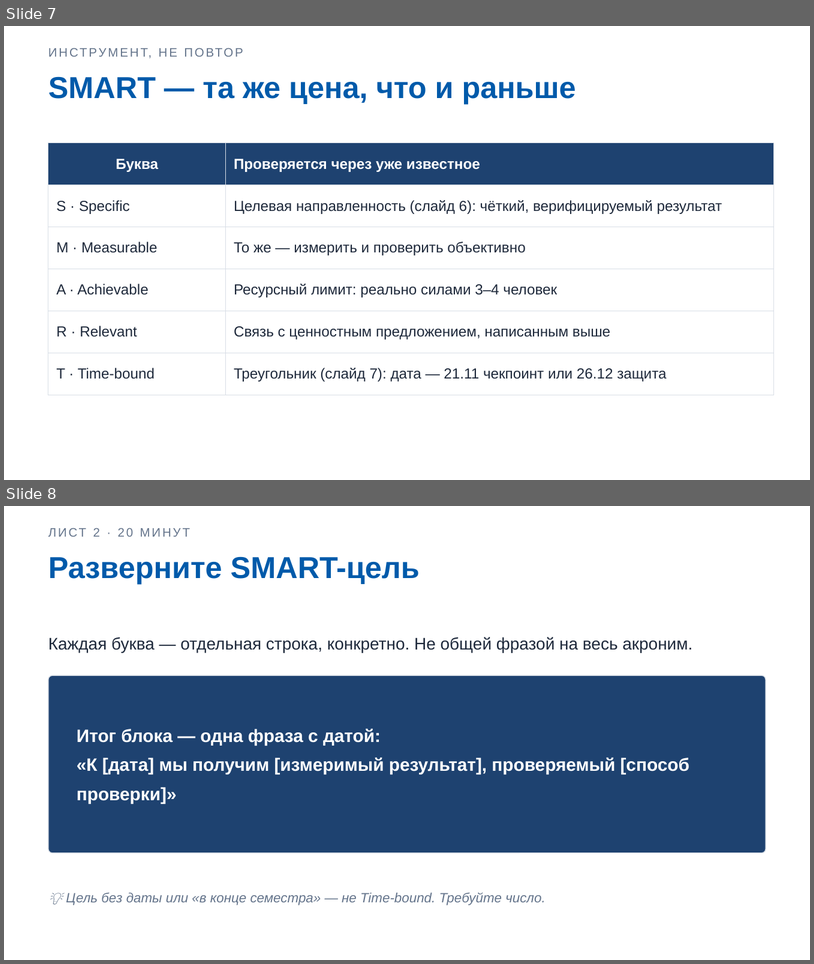
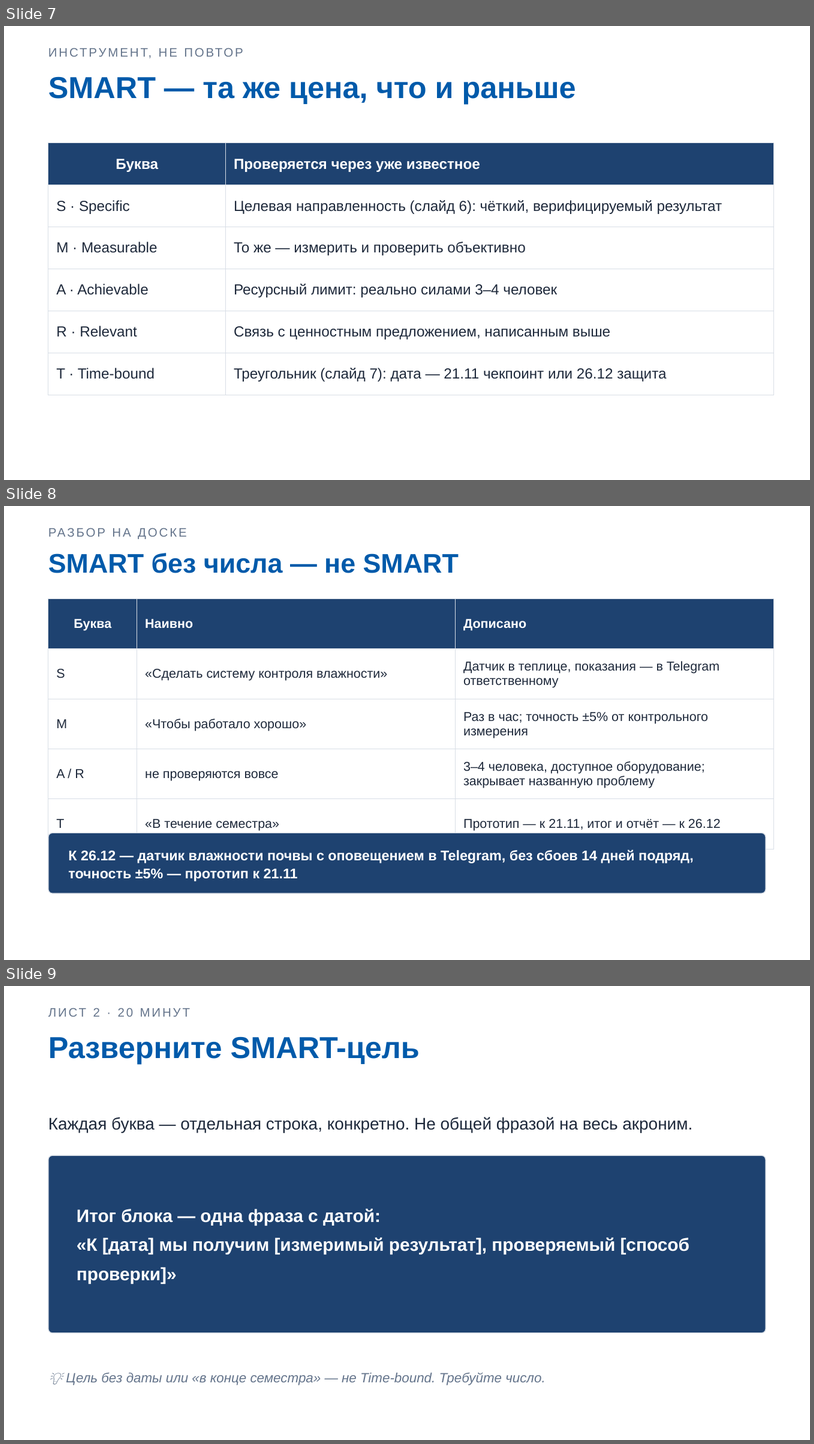
Before and after one commit to DimaMuhannad/OPD, a slide deck: zanyatiya/Zanyatie_02_Praktika1_Slaydy.pptx. Shown one above the other, each under a label of ours: slides 7 and 8 before the commit, slides 7, 8 and 9 after it. The pictures are 814x964 and 814x1444 pixels, drawn with LibreOffice and Linux fonts; fonts in the diff are those of the drawing. Boxes give left, top, right and bottom in pixels: in the first picture for what was removed or moved away, otherwise in the second. Text is boxed around its words. In the diff, an @@ line names an element or a change of style, - is before the commit and + after.

```diff
--- a/zanyatiya/Zanyatie_02_Praktika1_Slaydy.pptx
+++ b/zanyatiya/Zanyatie_02_Praktika1_Slaydy.pptx
@@ slide 8 added at bbox=[4, 506, 810, 960], background #FFFFFF @@
@@ text added at bbox=[48, 522, 766, 541], 11 pt, text #64748B @@
+РАЗБОР НА ДОСКЕ
@@ text added at bbox=[48, 553, 459, 573], 24 pt, text #005AAA, bold @@
+SMART без числа — не SMART
@@ table added at bbox=[48, 599, 774, 833], 5 rows, 3 columns @@
+Буква | Наивно | Дописано
+S | «Сделать систему контроля влажности» | Датчик в теплице, показания — в Telegram ответственному
+M | «Чтобы работало хорошо» | Раз в час; точность ±5% от контрольного измерения
+A / R | не проверяются вовсе | 3–4 человека, доступное оборудование; закрывает названную проблему
+T | «В течение семестра» | Прототип — к 21.11, итог и отчёт — к 26.12
@@ rounded rectangle added at bbox=[48, 832, 766, 893], fill #1E4270, outline #D8DEE6 0.75 pt @@
@@ text added at bbox=[68, 849, 694, 881], 12.5 pt, text #FFFFFF, bold @@
+К 26.12 — датчик влажности почвы с оповещением в Telegram, без сбоев 14 дней подряд, точность ±5% — прототип к 21.11
@@ what was slide 8 is now slide 9 @@
```
Also in this commit, not shown: 1 other file.
